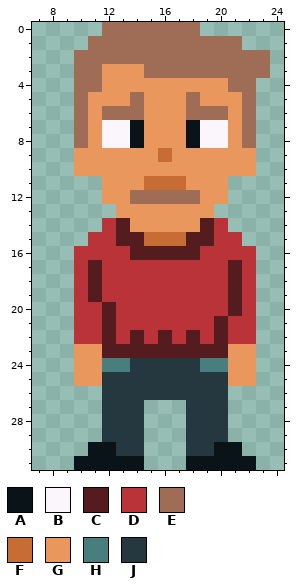
Two states of a pixel-art sprite, images/team/aurelien.png. This is how it looked before the edit.
The file is 32x32 pixels. Colours within 5 levels of each other are drawn and written as one. Shown: x 7..24, y 0..31.
Palette (. is transparent): A #091318  B #fbf6fb  C #541c1e  D #ba3338  E #9f6c55  F #c86c36  G #ea975d  H #487e7d  J #25383f
After:
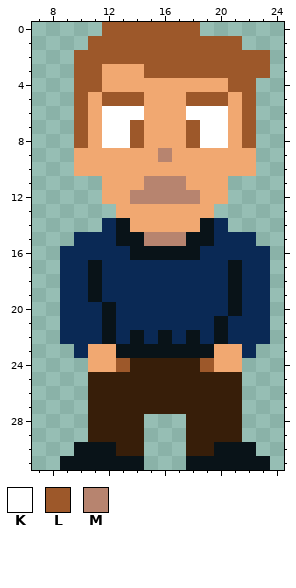
Colours new in this view: K #ffffff  L #9d582a  M #b7846f
Diff:
@@ palette @@
-D #ba3338
+D #0a2955
-G #ea975d
+G #f1a871
-J #25383f
+J #371e09
@@ x 7..24 @@
- 0 .....EEEEEEE......
- 1 ....EEEEEEEEEEE...
- 2 ...EEEEEEEEEEEEEE.
- 3 ...EEGGGEEEEEEEEE.
- 4 ...EEGGGGGGGGGEE..
- 5 ...EGGGEGGGEGGGE..
- 6 ...EGEEEGGGEEEGE..
- 7 ...EGBBAGGGABBGE..
- 8 ...EGBBAGGGABBGE..
- 9 ...GGGGGGFGGGGGG..
+ 0 .....LLLLLLL......
+ 1 ....LLLLLLLLLLL...
+ 2 ...LLLLLLLLLLLLLL.
+ 3 ...LLGGGLLLLLLLLL.
+ 4 ...LLGGGGGGGGGLL..
+ 5 ...LGLLLGGGLLLGL..
+ 6 ...LGKKKGGGKKKGL..
+ 7 ...LGKKLGGGLKKGL..
+ 8 ...LGKKLGGGLKKGL..
+ 9 ...GGGGGGMGGGGGG..
 10 ...GGGGGGGGGGGGG..
-11 .....GGGFFFGGG....
-12 .....GGEEEEEGG....
+11 .....GGGMMMGGG....
+12 .....GGMMMMMGG....
 13 ......GGGGGGG.....
-14 .....DCGGGGGCD....
-15 ....DDCCFFFCCDD...
-16 ...DDDDCCCCCDDDD..
-17 ...DCDDDDDDDDDCD..
-18 ...DCDDDDDDDDDCD..
-19 ...DCDDDDDDDDDCD..
-20 ...DDCDDDDDDDDCD..
-21 ...DDCDDDDDDDCDD..
-22 ...DDCDCDCDCDCDD..
-23 ...GGCCCCCCCCCGG..
-24 ...GGHHJJJJJHHGG..
-25 ...GGJJJJJJJJJGG..
-26 .....JJJJJJJJJ....
-27 .....JJJ...JJJ....
-28 .....JJJ...JJJ....
-29 .....JJJ...JJJ....
-30 ....AAJJ...JJAA...
-31 ...AAAAA...AAAAA..
+14 .....DAGGGGGAD....
+15 ...DDDAAMMMAADDD..
+16 ..DDDDDAAAAADDDDD.
+17 ..DDADDDDDDDDDADD.
+18 ..DDADDDDDDDDDADD.
+19 ..DDADDDDDDDDDADD.
+20 ..DDDADDDDDDDDADD.
+21 ..DDDADDDDDDDADDD.
+22 ..DDDADADADADADDD.
+23 ...DGGAAAAAAAGGD..
+24 ....GGLJJJJJLGG...
+25 ....JJJJJJJJJJJ...
+26 ....JJJJJJJJJJJ...
+27 ....JJJJJJJJJJJ...
+28 ....JJJJ...JJJJ...
+29 ....JJJJ...JJJJ...
+30 ...AAAJJ...JJAAA..
+31 ..AAAAAA...AAAAAA.
Where, in picture pixels (left, top, right, bottom), the same in both pictures:
changed: (60, 22, 270, 470)
